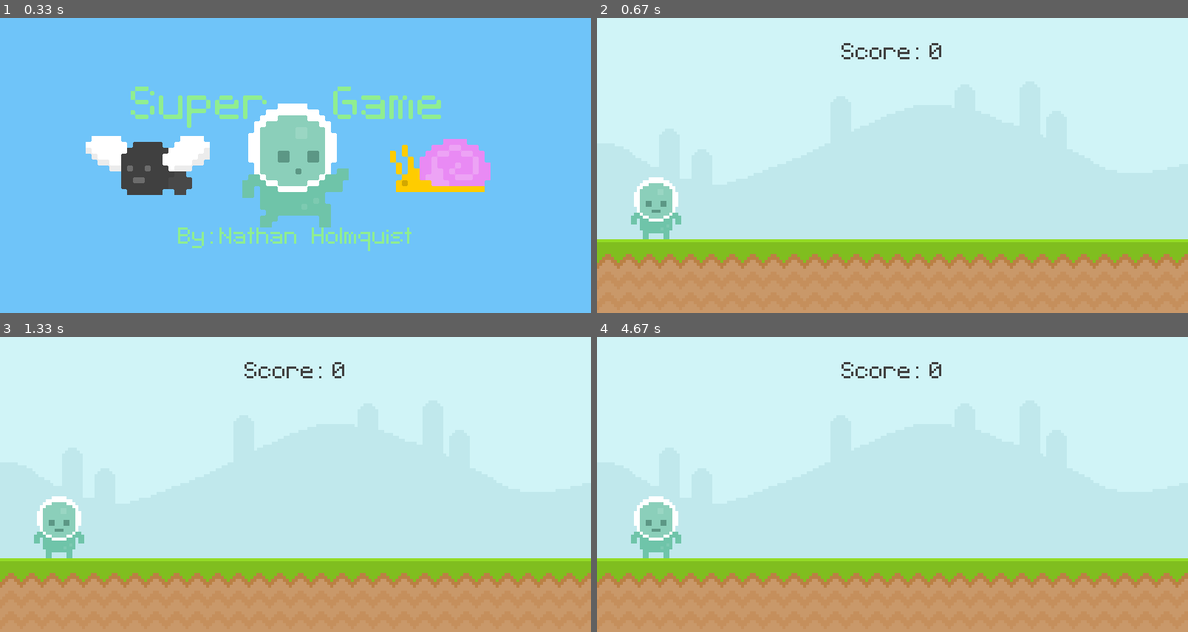
Above: before the commit, frames 1-4 (two rows, left to right).
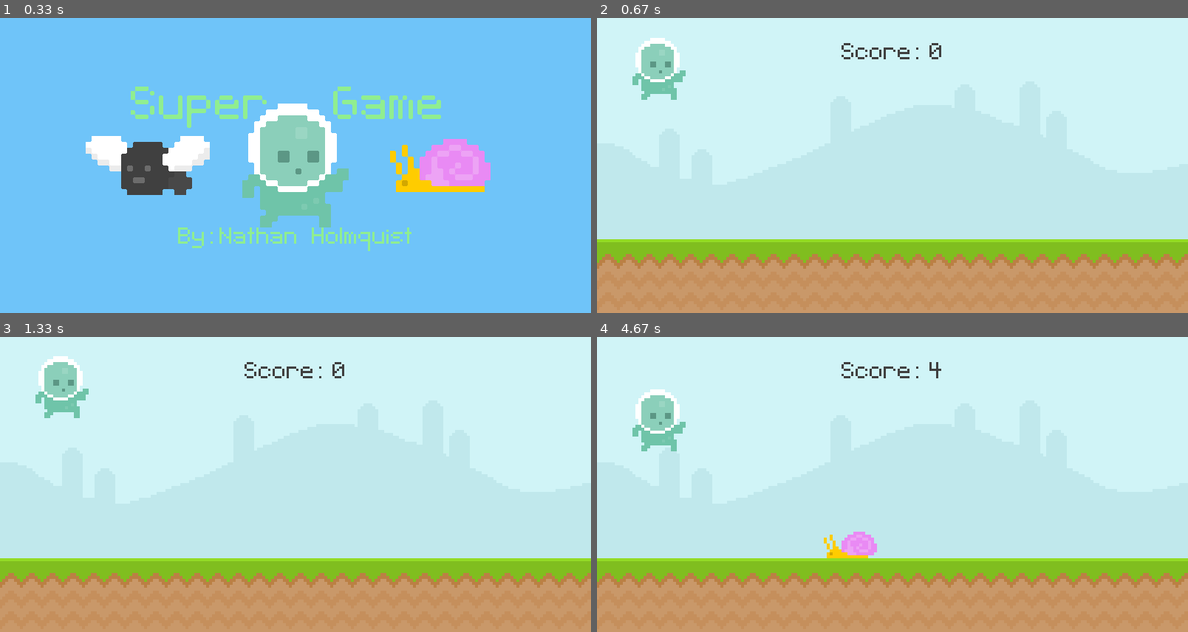
Above: after the commit, the same moments.

Repository: Nathan-Holmquist/PyGame
Game: pygame game, started from game.py
Same seed, same stepped clock (60 frames per second), same inputs: the game is played once before the commit and once after it.
Inputs:
- Up to frame 1 (0.33 s): no input
- Up to frame 2 (0.67 s): tap Space at 0.33 s
- Up to frame 3 (1.33 s): hold Space 0.67-1.13 s
- Up to frame 4 (4.67 s): tap Space at 2.17, 2.57, 2.87, 3.4, 3.7, 3.9, 4.2, 4.47 s

Frame 1 is identical in both runs. In frame 2, 2.6% of the frame differs, in the area x 5-15%, y 6-75%; in frame 3, 2.6%; in frame 4, 3.2%, in the area x 5-59%, y 8-75%.

Commit message:
changed a lot, much better

Diff:
--- a/game.py
+++ b/game.py
@@ -1,6 +1,82 @@
 import pygame
 from sys import exit
-from random import randint
+from random import randint, choice
+
+class Player(pygame.sprite.Sprite):
+    def __init__(self):
+        super().__init__()
+        player_walk_1 = pygame.image.load("graphics\\Player\\player_walk_1.png").convert_alpha()
+        player_walk_2 = pygame.image.load("graphics\\Player\\player_walk_2.png").convert_alpha()
+
+        self.player_walk = [player_walk_1, player_walk_2]
+        self.player_index = 0
+        self.player_jump = pygame.image.load("graphics\\Player\\jump.png").convert_alpha()
+
+        self.image = self.player_walk[self.player_index]
+        self.rect = self.image.get_rect(midbottom = (80,300))
+        self.gravity = 0
+
+    def player_input(self):
+        keys = pygame.key.get_pressed()
+        if keys[pygame.K_SPACE] and self.rect.bottom >= 300:
+            self.gravity = -20
+
+    def apply_gravity(self):
+        self.gravity += 1
+        self.rect.bottom += self.gravity
+        if self.rect.bottom >= 300:
+            self.rect.bottom = 300
+        print(self.gravity)
+
+    def animation_state(self):
+        if self.rect.bottom < 300:
+            self.image = self.player_jump
+        # jump
+        else:
+            self.player_index += 0.1
+            if self.player_index >= len(self.player_walk):
+                self.player_index = 0
+            self.player_surf = self.player_walk[int(self.player_index)]
+
+    def update(self):
+        self.player_input()
+        self.apply_gravity()
+        self.animation_state()
+
+class Enemy(pygame.sprite.Sprite):
+    def __init__(self, type):
+        super().__init__()
+
+        if type == 'fly':
+            fly_1 = pygame.image.load("graphics\\fly\\fly1.png").convert_alpha()
+            fly_2 = pygame.image.load("graphics\\fly\\fly2.png").convert_alpha()
+            self.frames = [fly_1,fly_2]
+            y_pos = 210
+        else:
+            snail_1 = pygame.image.load("graphics\\snail\\snail1.png").convert_alpha()
+            snail_2 = pygame.image.load("graphics\\snail\\snail2.png").convert_alpha()
+            self.frames = [snail_1, snail_2]
+            y_pos = 300
+        self.animation_index = 0
+        self.image = self.frames[self.animation_index]
+        self.rect = self.image.get_rect(midbottom = (randint(900,1100), y_pos))
+
+    def animation_state(self):
+        self.animation_index += 0.1
+        if self.animation_index >= len(self.frames): self.animation_index = 0
+        self.image = self.frames[int(self.animation_index)]
+
+    def update(self):
+        self.animation_state()
+        self.rect.x -= 6
+        self.destroy()
+
+    def destroy(self):
+        if self.rect.x <= -100:
+            self.kill()
+
+
+
 
 def displayScore():
     current_time = (pygame.time.get_ticks() - start_time) // 1000
@@ -15,9 +91,9 @@
         for enemy_rect in enemy_List:
             enemy_rect.x -= 5
             if enemy_rect.bottom == 300:
-                screen.blit(snail_surface, enemy_rect)
+                screen.blit(snail_surf, enemy_rect)
             else:
-                screen.blit(fly_surface, enemy_rect)
+                screen.blit(fly_surf, enemy_rect)
         enemy_List = [enemy for enemy in enemy_List if enemy.x > -100]
     return enemy_List
 
@@ -27,6 +103,24 @@
             if player.colliderect(enemy_rect): return True
     return False
 
+def getCollideSprites():
+    if pygame.sprite.spritecollide(player.sprite, enemy_group, False):
+        enemy_group.empty()
+        return True
+    else:
+        return False
+
+def getPlayerAnimation():
+    global player_surf, player_index
+
+    if player_hitbox.bottom < 300:
+        player_surf = player_jump
+        # jump
+    else:
+        player_index += 0.1
+        if player_index >= len(player_walk): player_index = 0
+        player_surf = player_walk[int(player_index)]
+        # floor
 
 
 score = 0
@@ -44,59 +138,74 @@
 backGround = pygame.image.load("graphics\\sky.png").convert()
 
 
-# Indicator for collision
-color_surface = pygame.Surface((100,100))
-color_surface.fill("red")
-
-# PLAYER CORDS
-player_x_pos = 0
-player_y_pos = 0
 player_gravity = 0
-
-hitbox_indicator = color_surface.get_rect(topright = (800,0))
-
-snail_surface = pygame.image.load("graphics\\snail\\snail1.png").convert_alpha()
-snail_hitbox = snail_surface.get_rect(bottomright = (600, 300))
-
-fly_surface = pygame.image.load("graphics\\fly\\fly1.png").convert_alpha()
-fly_hitbox = fly_surface.get_rect(bottomright = (600,250))
+player = pygame.sprite.GroupSingle()
+player.add(Player())
+
+enemy_group = pygame.sprite.Group()
+
+snail_frame_1 = pygame.image.load("graphics\\snail\\snail1.png").convert_alpha()
+snail_frame_2 = pygame.image.load("graphics\\snail\\snail2.png").convert_alpha()
+snail_frames = [snail_frame_1, snail_frame_2]
+snail_frame_index = 0
+
+snail_surf = snail_frames[snail_frame_index]
+snail_hitbox = snail_surf.get_rect(bottomright = (600, 300))
+
+fly_frame_1 = pygame.image.load("graphics\\fly\\fly1.png").convert_alpha()
+fly_frame_2 = pygame.image.load("graphics\\fly\\fly2.png").convert_alpha()
+fly_frames = [fly_frame_1,fly_frame_2]
+fly_frame_index = 0
+
+fly_surf = fly_frames[fly_frame_index]
+fly_hitbox = fly_frames[fly_frame_index ].get_rect(bottomright = (600,250))
 
 enemy_hitbox_list = []
 
-player_surface = pygame.image.load("graphics\\Player\\player_stand.png").convert_alpha()
-player_hitbox = player_surface.get_rect(midbottom = (80,300 + player_gravity))
+player_walk_1 = pygame.image.load("graphics\\Player\\player_walk_1.png").convert_alpha()
+player_walk_2 = pygame.image.load("graphics\\Player\\player_walk_2.png").convert_alpha()
+player_walk = [player_walk_1, player_walk_2]
+player_index = 0
+player_jump = pygame.image.load("graphics\\Player\\jump.png").convert_alpha()
+
+player_surf = player_walk[player_index]
+player_hitbox = player_surf.get_rect(midbottom = (80,300 + player_gravity))
 
 # Intro Screen
 player_stand = pygame.image.load('graphics\Player\player_stand.png').convert_alpha()
 player_stand = pygame.transform.scale2x(player_stand)
 player_stand_hitbox = player_stand.get_rect(center = (400,200))
 
-# Timer
+# Timer's
 enemy_timer = pygame.USEREVENT + 1
 pygame.time.set_timer(enemy_timer, 1500)
 
+snail_animation_timer = pygame.USEREVENT + 2
+pygame.time.set_timer(snail_animation_timer, 350)
+
+fly_animation_timer = pygame.USEREVENT + 3
+pygame.time.set_timer(fly_animation_timer, 200)
+
 while True:
+
     for event in pygame.event.get():
         if event.type == pygame.QUIT:
             pygame.quit()
             exit()
 
         if not gameOver: #if game is running
-            if (event.type == pygame.KEYDOWN) and (player_hitbox.bottom == 300):
-                player_gravity = -20
+
+            if (event.type == enemy_timer):
+                enemy_group.add(Enemy(choice(['fly','snail','snail'])))
 
         else:   # if game is not running
             if (event.type == pygame.KEYDOWN) and (event.key == pygame.K_SPACE):
-                snail_hitbox.left = 800
                 start_time = pygame.time.get_ticks()
                 gameOver = False
                 highScoreHappened = False
 
-        if (event.type == enemy_timer) and (not gameOver):
-            if randint(0,2):
-                enemy_hitbox_list.append(snail_surface.get_rect(bottomright = (randint(900,1100), 300)))
-            else:
-                enemy_hitbox_list.append(fly_surface.get_rect(bottomright = (randint(900,1100), 210)))
+
+
 
     if not gameOver:
 
@@ -111,19 +220,25 @@
 
 
 
-        player_gravity += 1
-        player_hitbox.y += player_gravity
-        if player_hitbox.bottom >=300: player_hitbox.bottom = 300
-        screen.blit(player_surface, player_hitbox)
+        # player_gravity += 1
+        # player_hitbox.y += player_gravity
+        # if player_hitbox.bottom >=300: player_hitbox.bottom = 300
+        # getPlayerAnimation()
+        # screen.blit(player_surf, player_hitbox)
+        player.draw(screen)
+        player.update()
+
+        enemy_group.draw(screen)
+        enemy_group.update()
+
 
         # Enemy Movement
         enemy_hitbox_list =  enemyMovement(enemy_hitbox_list)
 
 
-        gameOver = getCollisions(player_hitbox, enemy_hitbox_list)
+        gameOver = getCollideSprites()
 
     else:
-
 
         # Game Over
         game_over_text = test_font.render("Game    Over", False, (64,64,64))
--- a/tempCodeRunnerFile.py
+++ b/tempCodeRunnerFile.py
@@ -1 +1,8 @@
-high_score_text = pygame.transform.scale2x(high_score_text)
+player_walk_1 = pygame.image.load("graphics\\Player\\player_walk_1.png").convert_alpha()
+# player_walk_2 = pygame.image.load("graphics\\Player\\player_walk_2.png").convert_alpha()
+# player_walk = [player_walk_1, player_walk_2]
+# player_index = 0
+# player_jump = pygame.image.load("graphics\\Player\\jump.png").convert_alpha()
+
+# player_surf = player_walk[player_index]
+# player_hitbox = player_surf.get_rect(midbottom = (80,300 + player_gravity))
